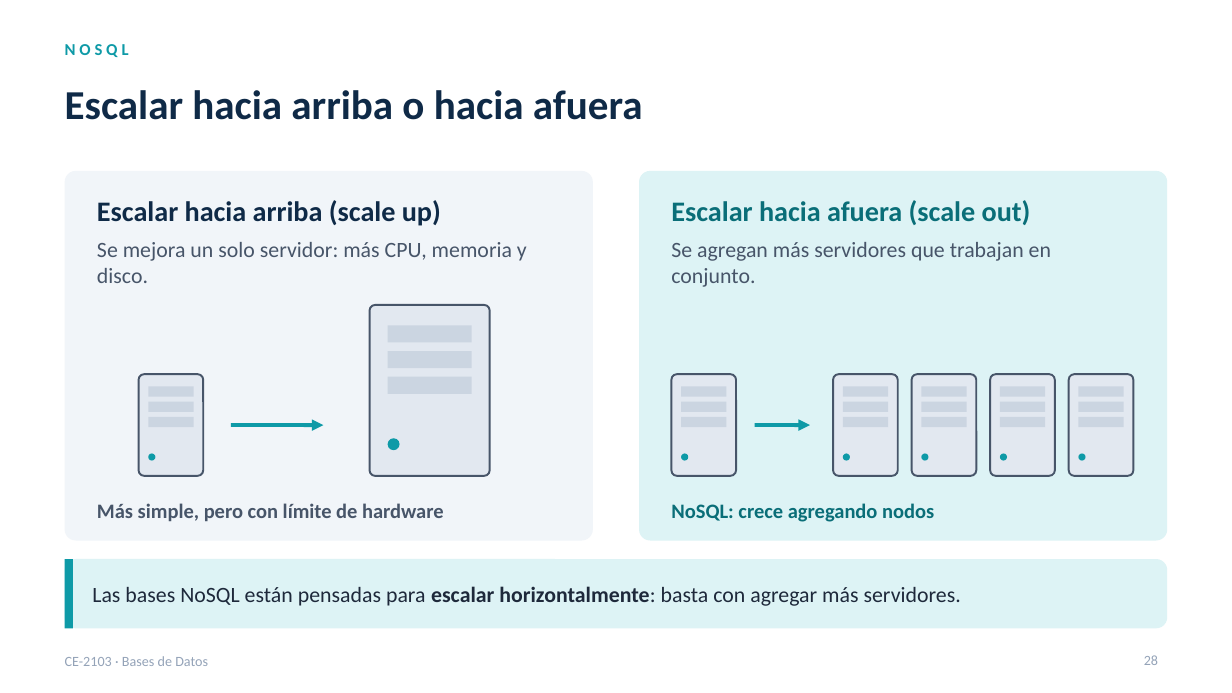
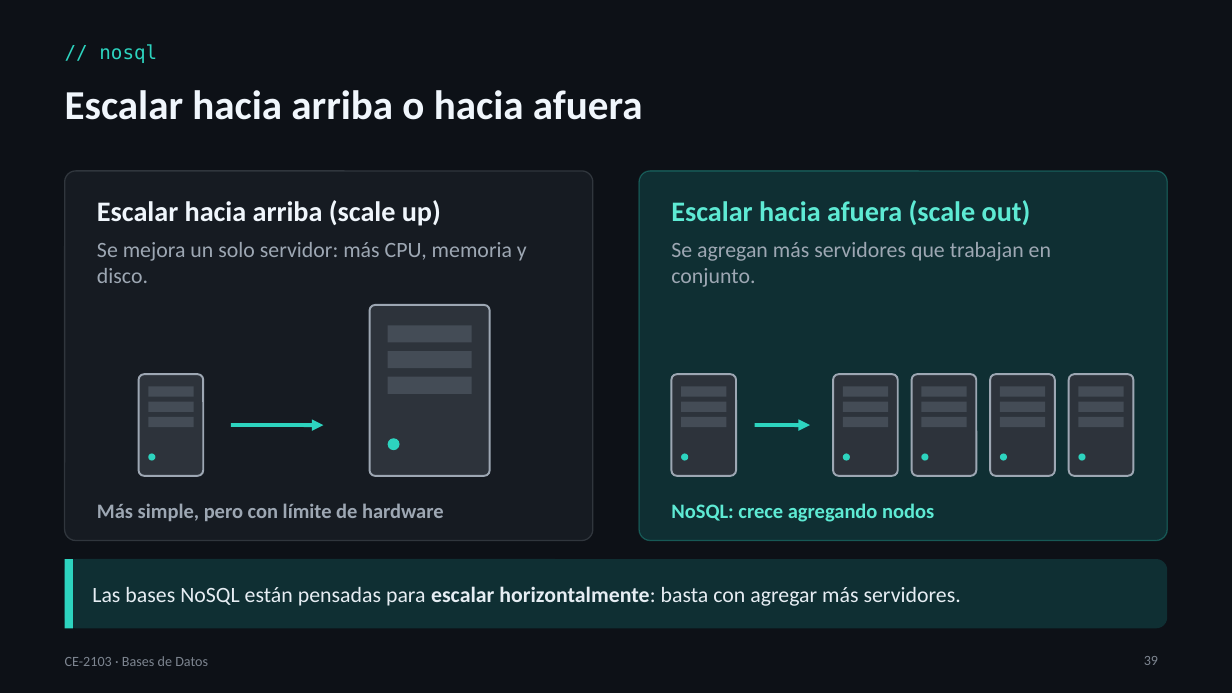
Before and after one commit to itcr-computer-engineering/data-structures-and-algorithms, a slide deck: slide 39 of presentaciones/ce-2103/Lección 08 - Bases de Datos.pptx (slide 28 before the commit). Drawn at 1232x693 pixels with LibreOffice and Linux fonts; fonts in the diff are those of the drawing. Boxes give left, top, right and bottom in pixels: in the first picture for what was removed or moved away, otherwise in the second. Text is boxed around its words. In the diff, an @@ line names an element or a change of style, - is before the commit and + after.

```diff
--- a/presentaciones/ce-2103/Lección 08 - Bases de Datos.pptx
+++ b/presentaciones/ce-2103/Lección 08 - Bases de Datos.pptx
@@ background #FFFFFF to #0D1117 @@
@@ text "// nosql" at box(99, 44, 157, 63): vertical alignment top to middle @@
@@ text at box(99, 44, 157, 63): text changed; size 13 to 15 pt; font Calibri to DejaVu Sans Mono; text colour #0E9AA7 to #2DD4BF; bold off @@
-NOSQL
+// nosql
@@ text "Escalar hacia arriba o hacia ..." at box(65, 90, 643, 120): text colour #0F2A47 to #F0F6FC @@
@@ rounded rectangle at box(65, 171, 593, 541): fill #F1F5F9 to #161B22; outline none to #30363D 1 pt @@
@@ rounded rectangle at box(640, 171, 1168, 541): fill #DDF3F5 to #0F2F33; outline none to #2DD4BF 1 pt @@
@@ text "Escalar hacia arriba (scale up)" at box(97, 200, 441, 226): text colour #0F2A47 to #F0F6FC @@
@@ text "Escalar hacia afuera (scale out)" at box(671, 200, 1031, 225): text colour #0A6E78 to #5EEAD4 @@
@@ text colour #475569 to #9DA7B3 in 3 elements at box(97, 242, 527, 283), box(97, 503, 444, 521), box(671, 242, 1051, 287) @@
@@ fill #E2E8F0 to #2D333B; outline #475569 1.5 pt to #9DA7B3 1.5 pt in 7 elements at box(139, 374, 203, 476), box(370, 305, 490, 476), box(672, 374, 737, 476), box(834, 374, 898, 476), box(912, 374, 977, 476), box(991, 374, 1055, 476), box(1069, 374, 1134, 476) @@
@@ fill #CBD5E1 to #444C56 in 21 elements at box(148, 386, 193, 396), box(148, 402, 193, 412), box(148, 417, 193, 427), box(388, 325, 472, 342), box(388, 351, 472, 368), box(388, 377, 472, 394), box(681, 386, 726, 396), box(681, 402, 726, 412), box(681, 417, 726, 427), box(843, 386, 888, 396), box(843, 402, 888, 412), box(843, 417, 888, 427), box(921, 386, 967, 396), box(921, 402, 967, 412), box(921, 417, 967, 427), box(1000, 386, 1045, 396), box(1000, 402, 1045, 412), box(1000, 417, 1045, 427), box(1079, 386, 1124, 396), box(1079, 402, 1124, 412), box(1079, 417, 1124, 427) @@
@@ arrow (231, 425) - (323, 425): stroke #0E9AA7 3 pt to #2DD4BF 3 pt @@
@@ arrow (755, 425) - (811, 425): stroke #0E9AA7 3 pt to #2DD4BF 3 pt @@
@@ text "NoSQL: crece agregando nodos" at box(671, 503, 934, 522): text colour #0A6E78 to #5EEAD4 @@
@@ fill #0E9AA7 to #2DD4BF in 8 elements at box(148, 454, 155, 461), box(388, 438, 400, 450), box(681, 454, 689, 461), box(843, 454, 850, 461), box(921, 454, 929, 461), box(1000, 454, 1007, 461), box(1079, 454, 1086, 461), box(65, 559, 73, 628) @@
@@ rounded rectangle at box(65, 559, 1167, 628): fill #DDF3F5 to #0F2F33 @@
@@ text "Las bases NoSQL están pensadas ..." at box(92, 586, 961, 606): text colour #1E293B to #E6EDF3 @@
@@ text "CE-2103 · Bases de Datos" at box(65, 656, 208, 666): text colour #94A3B8 to #7D8590 @@
@@ page number at box(1144, 656, 1158, 665): text changed; text colour #94A3B8 to #7D8590 @@
-28
+39
```
Also in this commit, not shown: 29 other slides changed, 11 slides added, 8 other files.
